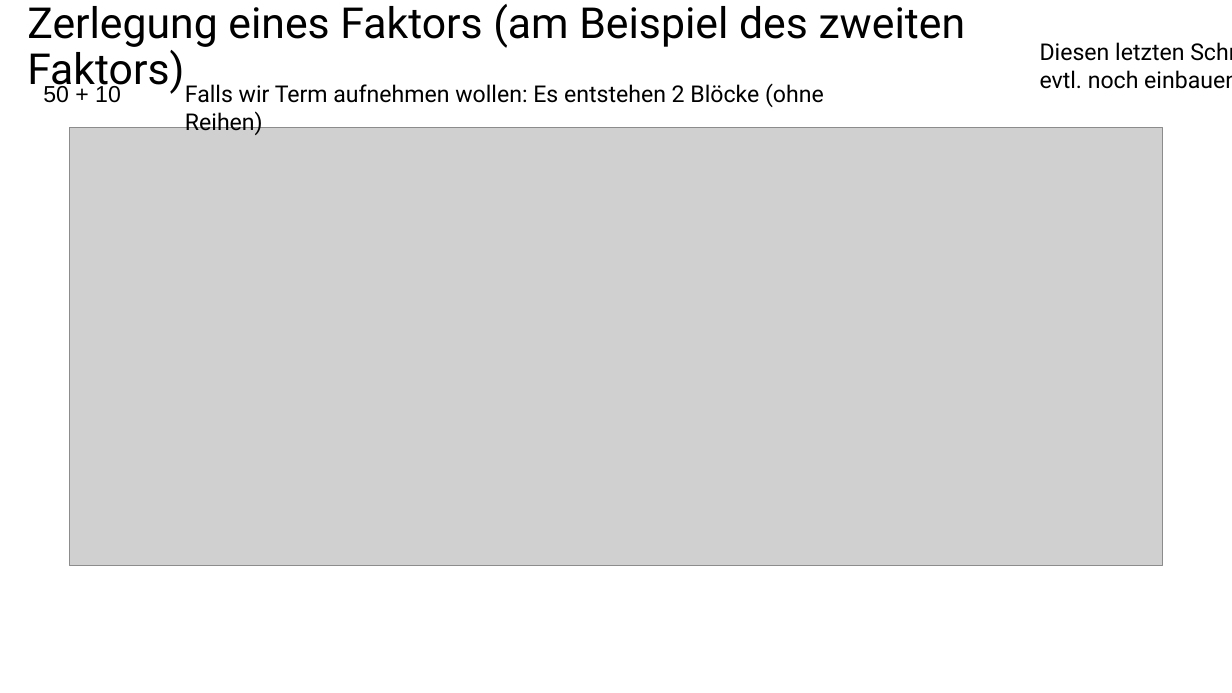
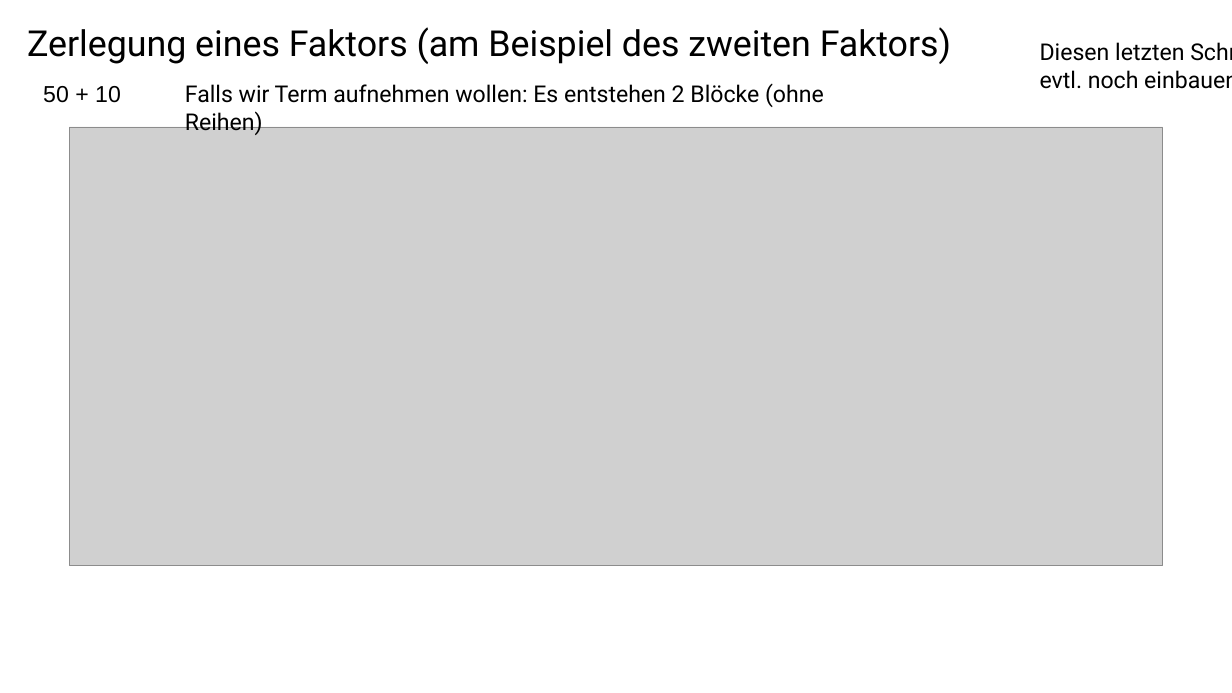
Before and after one commit to MismatchEta/divomath-VAMs, a slide deck: slide 19 of v4.0.0/Überlegungen_Rechteckfeld_250430.pptx. Drawn at 1232x693 pixels with LibreOffice and Linux fonts; fonts in the diff are those of the drawing; grey boxes stand for pictures. Boxes give left, top, right and bottom in pixels: in the first picture for what was removed or moved away, otherwise in the second. Text is boxed around its words. In the diff, an @@ line names an element or a change of style, - is before the commit and + after.

```diff
--- a/v4.0.0/Überlegungen_Rechteckfeld_250430.pptx
+++ b/v4.0.0/Überlegungen_Rechteckfeld_250430.pptx
@@ text "Zerlegung eines Faktors (am Beispiel ..." at (x1=27, y1=27, x2=951, y2=64): size 33.3 to 27.9 pt; line spacing 0.9 to 0.7 @@
@@ text "Falls wir Term aufnehmen wollen: ..." rewrapped from (x1=185, y1=83, x2=824, y2=107) to (x1=185, y1=83, x2=824, y2=135) @@
```
Also in this commit, not shown: 16 other slides changed, 16 other files.
